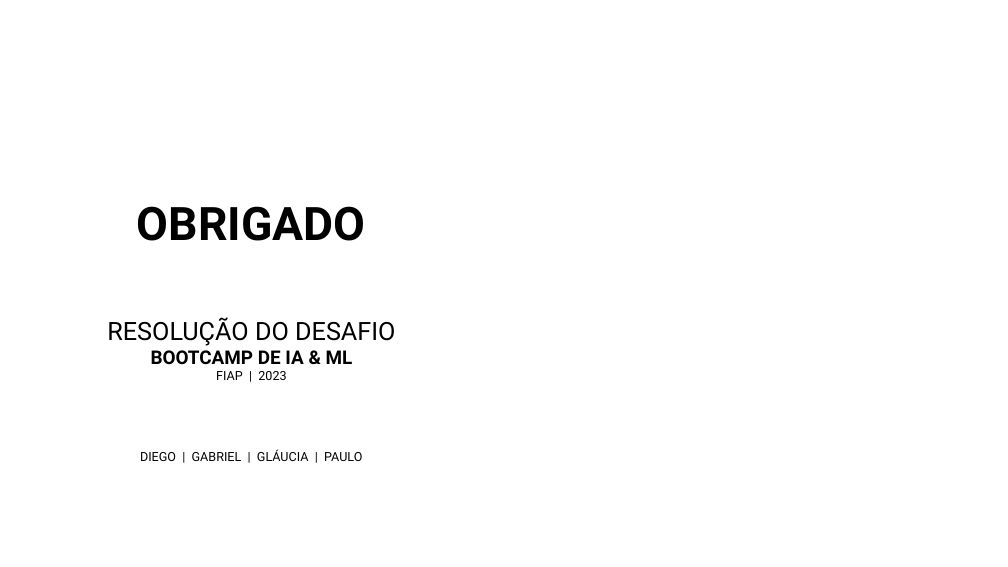
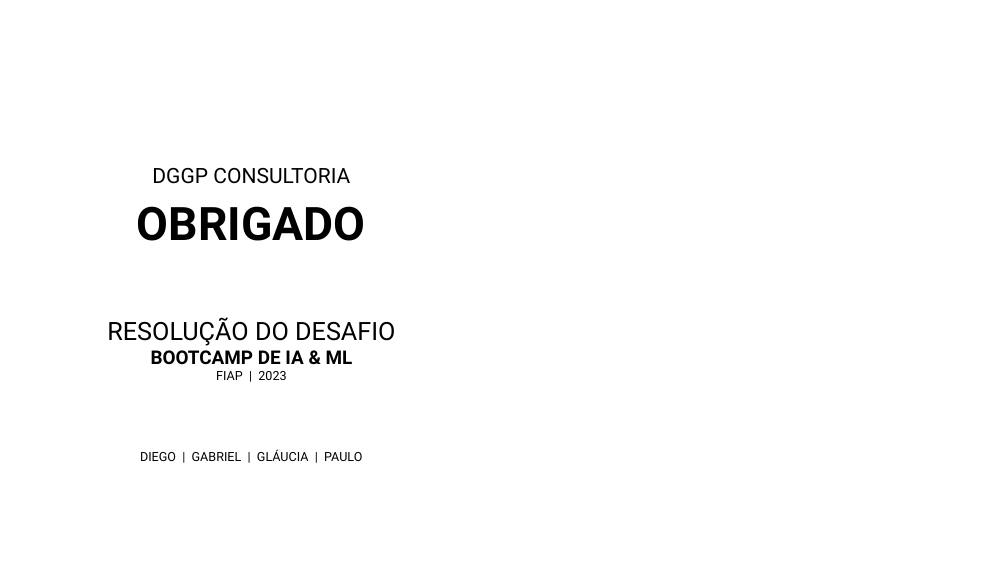
Before and after one commit to diegocmr/bootcamp_ia, a slide deck: slide 10 of apresentação/Pitch_Bootcamp.pptx. Drawn at 1008x567 pixels with LibreOffice and Linux fonts; fonts in the diff are those of the drawing; background and template pictures are left out. Boxes give left, top, right and bottom in pixels: in the first picture for what was removed or moved away, otherwise in the second. Text is boxed around its words. In the diff, an @@ line names an element or a change of style, - is before the commit and + after.

```diff
--- a/apresentação/Pitch_Bootcamp.pptx
+++ b/apresentação/Pitch_Bootcamp.pptx
@@ text added at box(152, 168, 350, 184), 20 pt, text #000000 @@
+DGGP CONSULTORIA
```
Also in this commit, not shown: 3 other slides changed.
